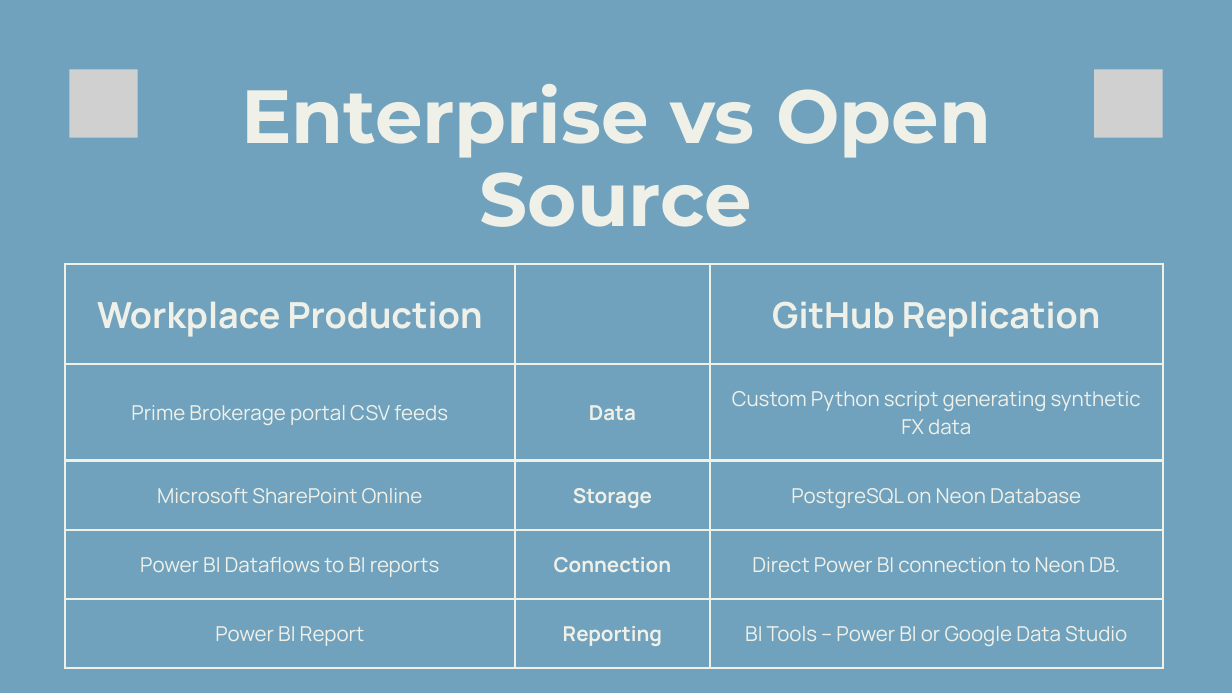
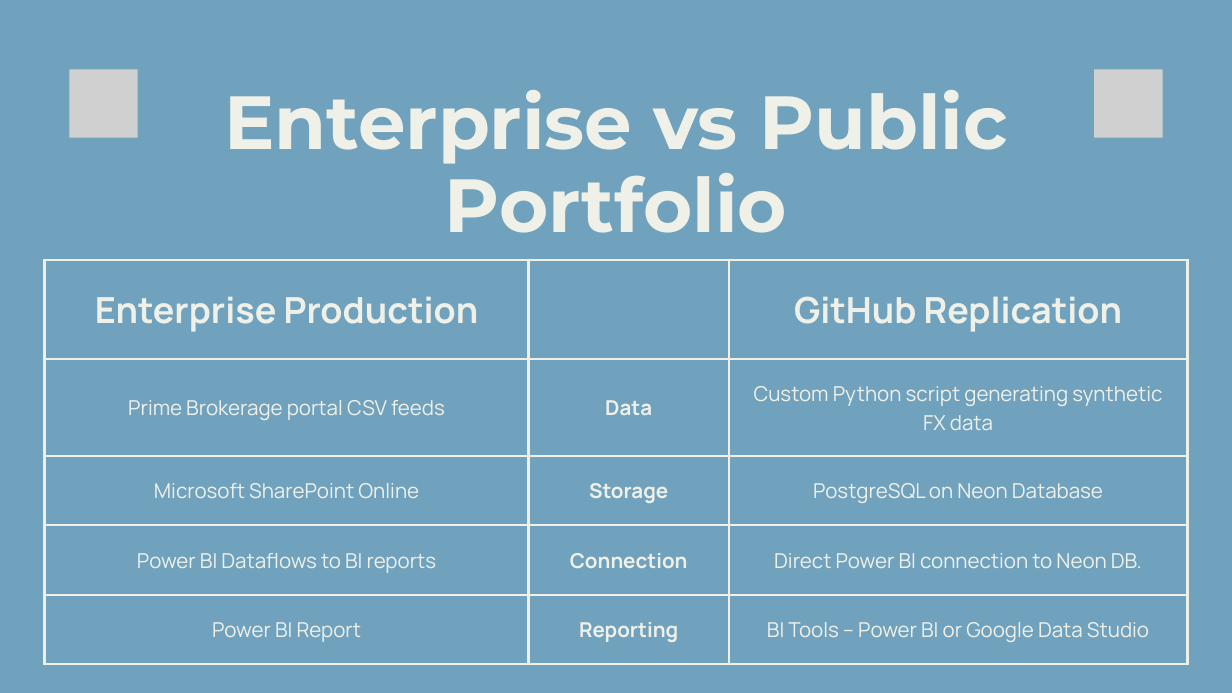
Before and after one commit to sgarciapuga/Work_Portfolio, a slide deck: slide 8 of fx-prime-brokerage-collateral/presentation/fx-primer-broker-collateral.pptx. Drawn at 1232x693 pixels with LibreOffice and Linux fonts; fonts in the diff are those of the drawing; grey boxes stand for pictures. Boxes give left, top, right and bottom in pixels: in the first picture for what was removed or moved away, otherwise in the second. Text is boxed around its words. In the diff, an @@ line names an element or a change of style, - is before the commit and + after.

```diff
--- a/fx-prime-brokerage-collateral/presentation/fx-primer-broker-collateral.pptx
+++ b/fx-prime-brokerage-collateral/presentation/fx-primer-broker-collateral.pptx
@@ text at <box>224,90,1008,233</box>: text changed @@
-Enterprise vs Open Source
+Enterprise vs Public Portfolio
@@ table at <box>44,260,1188,665</box> @@
-row 1, column 1: Workplace Production
+row 1, column 1: Enterprise Production
@@ table: place and size @@
-table at <box>65,264,1163,668</box>
+table at <box>44,260,1188,665</box>
```
Also in this commit, not shown: 13 other slides changed, 3 other files.
